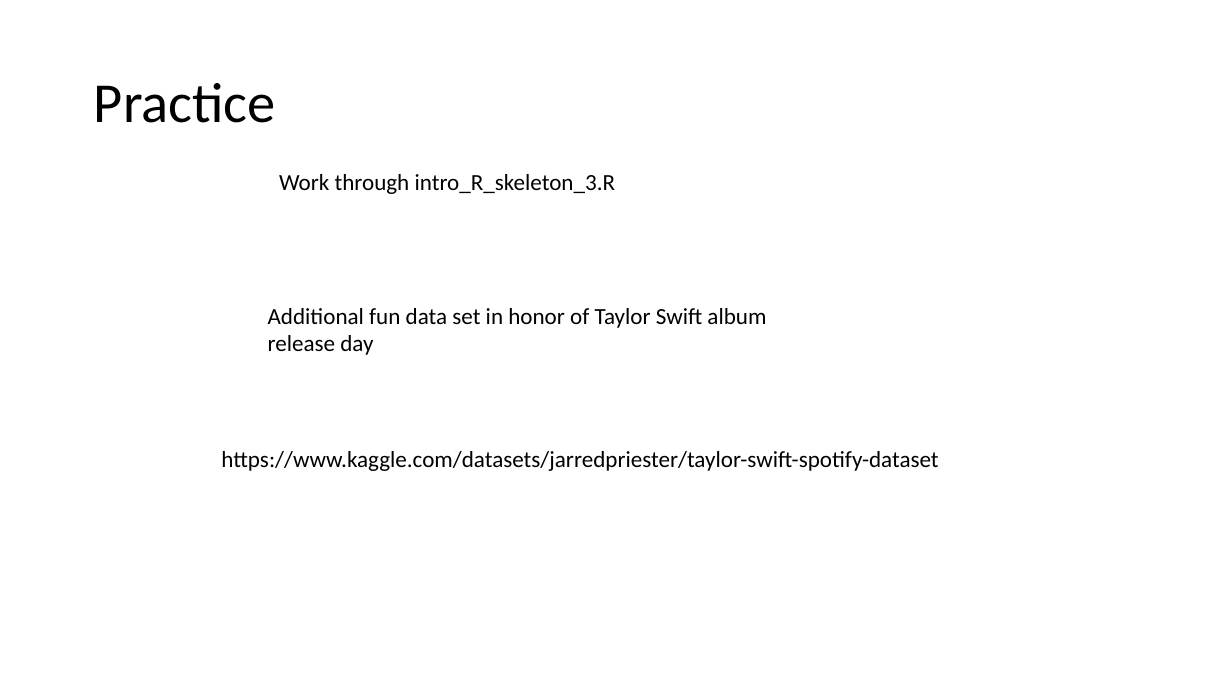
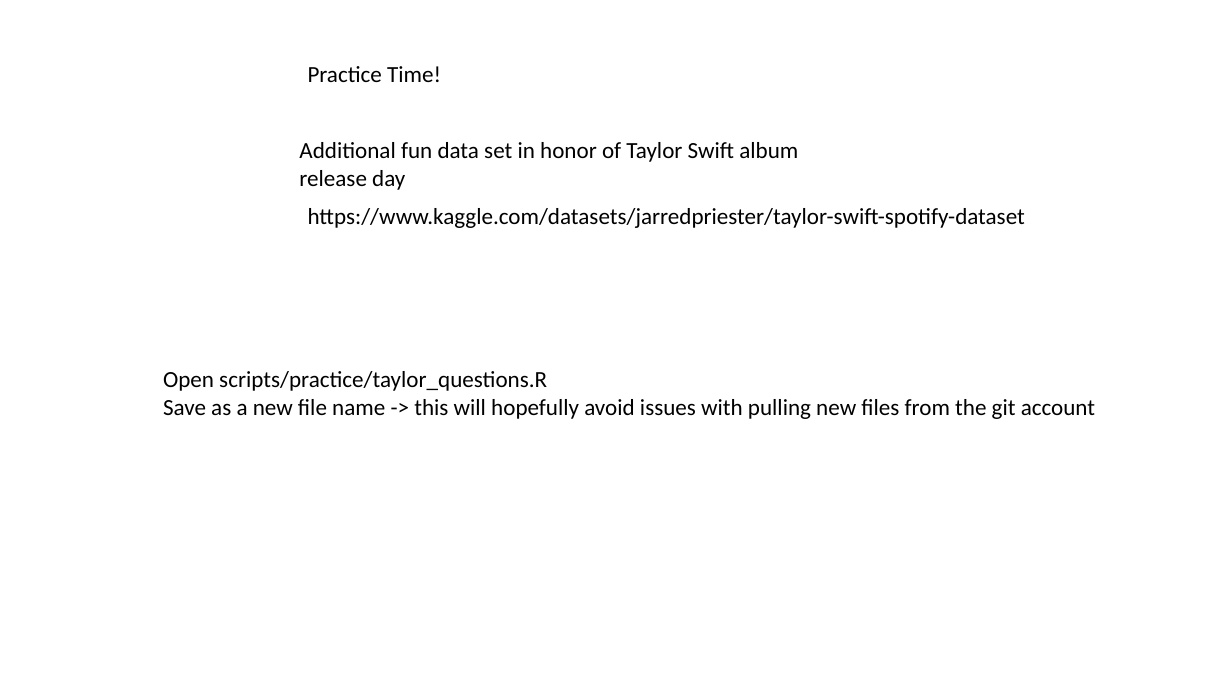
Before and after one commit to jraab/GNET749_RNAseq, a slide deck: slide 3 of lectures/2025_GNET749_Lecture3.pptx (slide 27 before the commit). Drawn at 1232x693 pixels with LibreOffice and Linux fonts; fonts in the diff are those of the drawing. Boxes give left, top, right and bottom in pixels: in the first picture for what was removed or moved away, otherwise in the second. Text is boxed around its words. In the diff, an @@ line names an element or a change of style, - is before the commit and + after.

```diff
--- a/lectures/2025_GNET749_Lecture3.pptx
+++ b/lectures/2025_GNET749_Lecture3.pptx
@@ text "Practice Time!" at <box>308,66,441,82</box>: vertical alignment middle to top @@
@@ text at <box>308,66,441,82</box>: text changed; size 44 to 18 pt @@
-Practice
+Practice Time!
@@ text "Additional fun data set in ...": place and size @@
-text "Additional fun data set in ..." at <box>268,308,766,355</box>
+text "Additional fun data set in ..." at <box>299,142,798,190</box>
@@ text removed at <box>279,174,616,194</box> @@
-Work through intro_R_skeleton_3.R
@@ text "https://www.kaggle.com/datasets/jarredpriester/taylor-swift- ...": place and size @@
-text "https://www.kaggle.com/datasets/jarredpriester/taylor-swift- ..." at <box>221,451,938,471</box>
+text "https://www.kaggle.com/datasets/jarredpriester/taylor-swift- ..." at <box>308,208,1025,228</box>
@@ text added at <box>163,371,1095,419</box>, 18 pt, text #000000 @@
+Open scripts/practice/taylor_questions.R
+Save as a new file name -> this will hopefully avoid issues with pulling new files from the git account
```
Also in this commit, not shown: 1 other slide changed, 3 other files.
